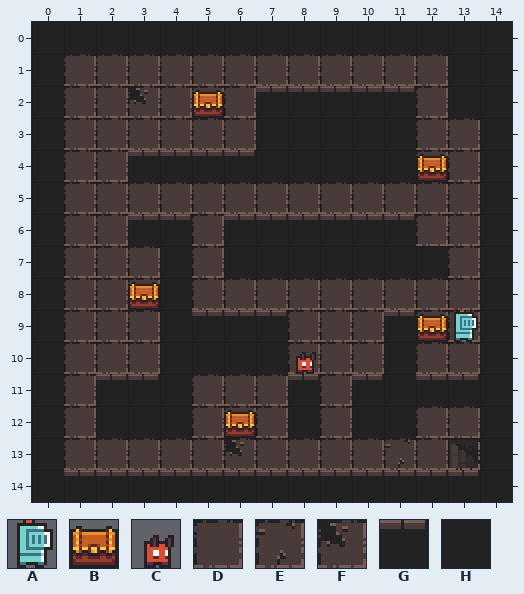
Tiled map (JSON), stored at build/assets/levels/Level_05.tmj. The picture above is the old version.
Cells are 16x16 px. Shown: x 0..14, y 0..14.
Key: from "entities_tileset": A 1, B 2, C 5; from "main_tileset": D 0, E 2, F 65, G 266, H 393.
_ is an empty cell, # one hidden under a higher layer.
Layers that did not change in this view are not listed.
Layer "level" before, first column x 0:
 0 HHHHHHHHHHHHHHH
 1 HDDDDDDDDDDDDHH
 2 HDDFDDDGGGGGDHH
 3 HDDDDDDHHHHHDDH
 4 HDDGGGGHHHHHDDH
 5 HDDDDDDDDDDDDDH
 6 HDDGGDGGGGGGDDH
 7 HDDDHDHHHHHHHDH
 8 HDDDHDDDDDDDDDH
 9 HDDDHGGGDDDGDDH
10 HDDDHHHHDDDHDDH
11 HDGGHDDDGDGHGGH
12 HDHHHDDDHDHHDDH
13 HDDDDDFDDDDED#H
14 HGGGGGGGGGGGGGH
Layer "entities" before, first column x 0:
 0 _______________
 1 _______________
 2 _____B_________
 3 _______________
 4 ____________B__
 5 _______________
 6 _______________
 7 _______________
 8 ___B___________
 9 ____________BA_
10 ________C______
11 _______________
12 ______B________
13 _______________
14 _______________
After the commit:
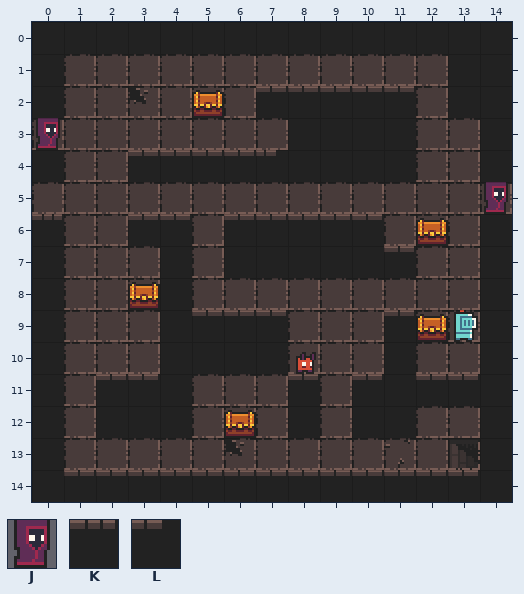
Further tiles: from "entities_tileset": J 4; from "main_tileset": K 265, L 325.
Diff:
Changed rows in their new state; . is an unchanged cell.
Layer "level":
first column x 0:
 3 D......D.......
 4 .......L.......
 5 D.............D
 6 K..........D...
 7 ...........GD..
Layer "entities":
first column x 0:
 3 J..............
 4 ............_..
 5 ..............J
 6 ............B..
Changed places in both pictures, as pixel boxes (x1, y1, x2, y2):
changed: (32, 118, 64, 150)
changed: (256, 118, 288, 156)
removed: (416, 154, 448, 182)
changed: (32, 182, 64, 220)
changed: (480, 182, 512, 214)
changed: (384, 214, 448, 278)
